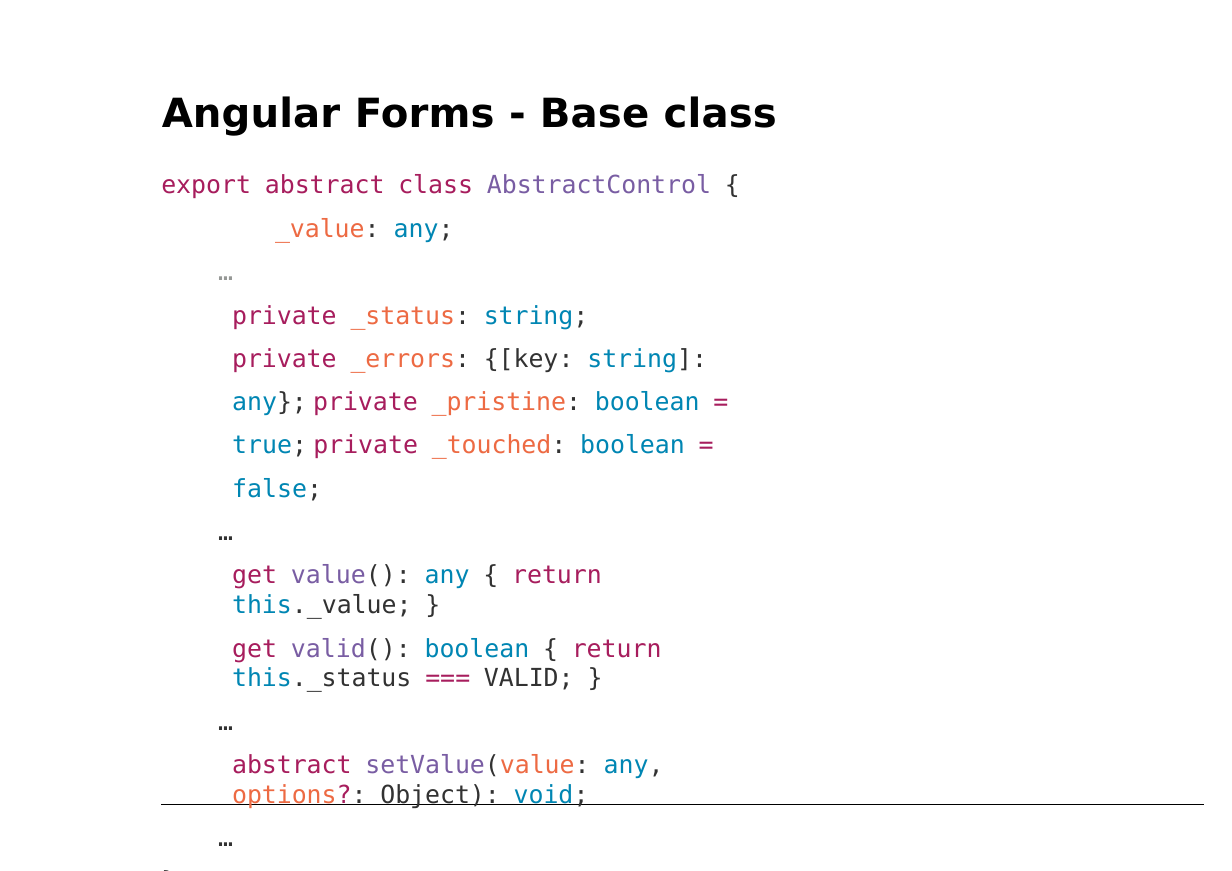
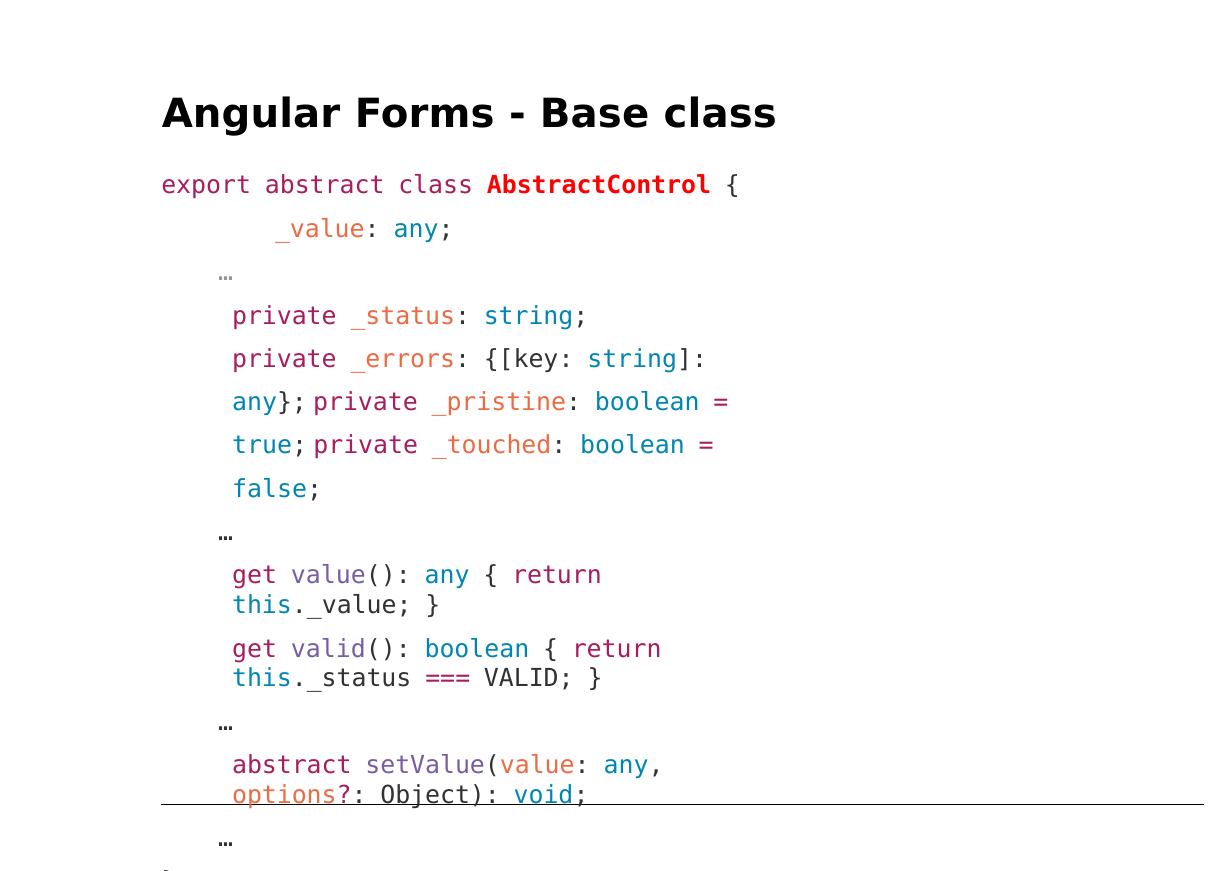
Before and after one commit to petereijgermans11/accelerator-programma, a slide deck: slide 13 of forms/Angular Forms.pptx. Drawn at 1232x871 pixels with LibreOffice and Linux fonts; fonts in the diff are those of the drawing. Boxes give left, top, right and bottom in pixels: in the first picture for what was removed or moved away, otherwise in the second. Text is boxed around its words. In the diff, an @@ line names an element or a change of style, - is before the commit and + after.

```diff
--- a/forms/Angular Forms.pptx
+++ b/forms/Angular Forms.pptx
@@ text at bbox=[161, 174, 711, 198]: text colour #795DA3 to #FF0000, bold on in "AbstractControl" @@
```
Also in this commit, not shown: 7 other slides changed, 4 slides added, 5 other files.
